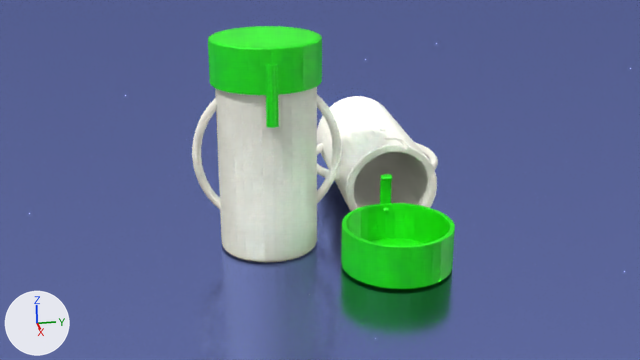
The Blender file toy/adrian_canister/adrian_canister.blend, before and after one commit.
Camera for both pictures: the file's camera 'Camera'. Lighting does not change. The marker at lower left points along +X, +Y and +Z.

Names of what the first picture shows: 'Plane', 'cap.001', 'cap.002', 'tube.001', 'tube.002'.
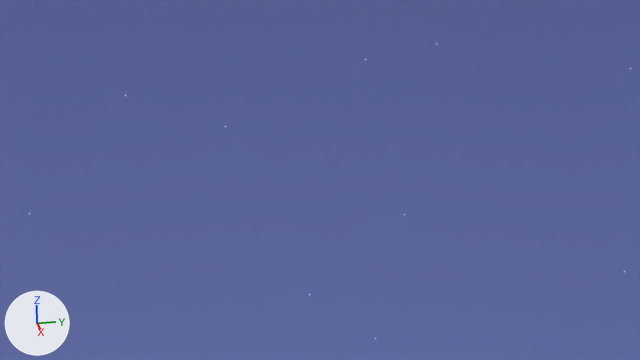
Location of each change, [x1, y1, x2, y2] in pixels of the pictures (640 x 360 px):
'tube.001', hidden
    before: [192, 87, 341, 263]
'tube.002', hidden
    before: [317, 96, 438, 211]
'cap.002', hidden (green)
    before: [341, 174, 455, 289]
'cap.001', hidden (green)
    before: [208, 26, 322, 128]

Edits to the bpy script that builds the scene:
```text
Change ob_cap_001:
    ob_cap_001.location: (0.0, 0.0, 0.0483) -> (0.0, 0.0, 0.0421)
    add ob_cap_001.hide_set(True)  # its collection is switched off
Change ob_tube_001:
    add ob_tube_001.hide_set(True)  # its collection is switched off
Change ob_cap_002:
    add ob_cap_002.hide_set(True)  # its collection is switched off
Change ob_tube_002:
    add ob_tube_002.hide_set(True)  # its collection is switched off
```
